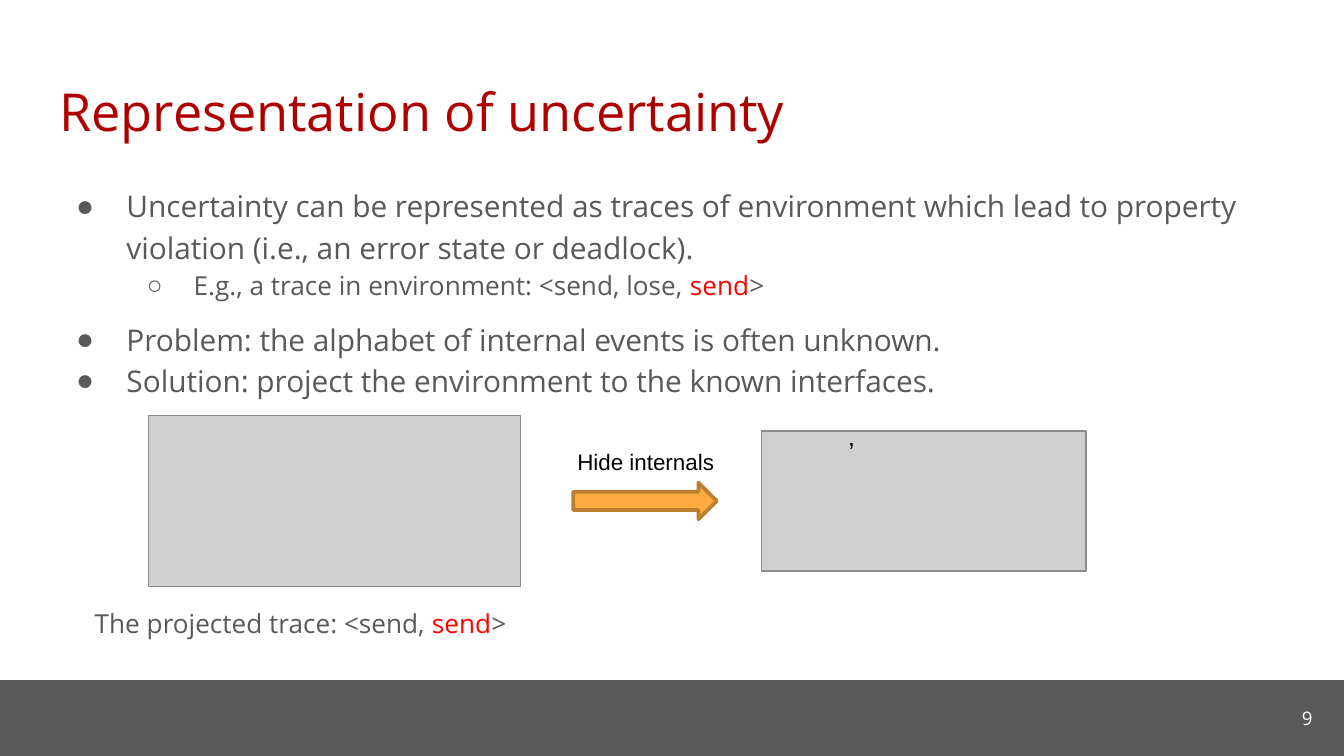
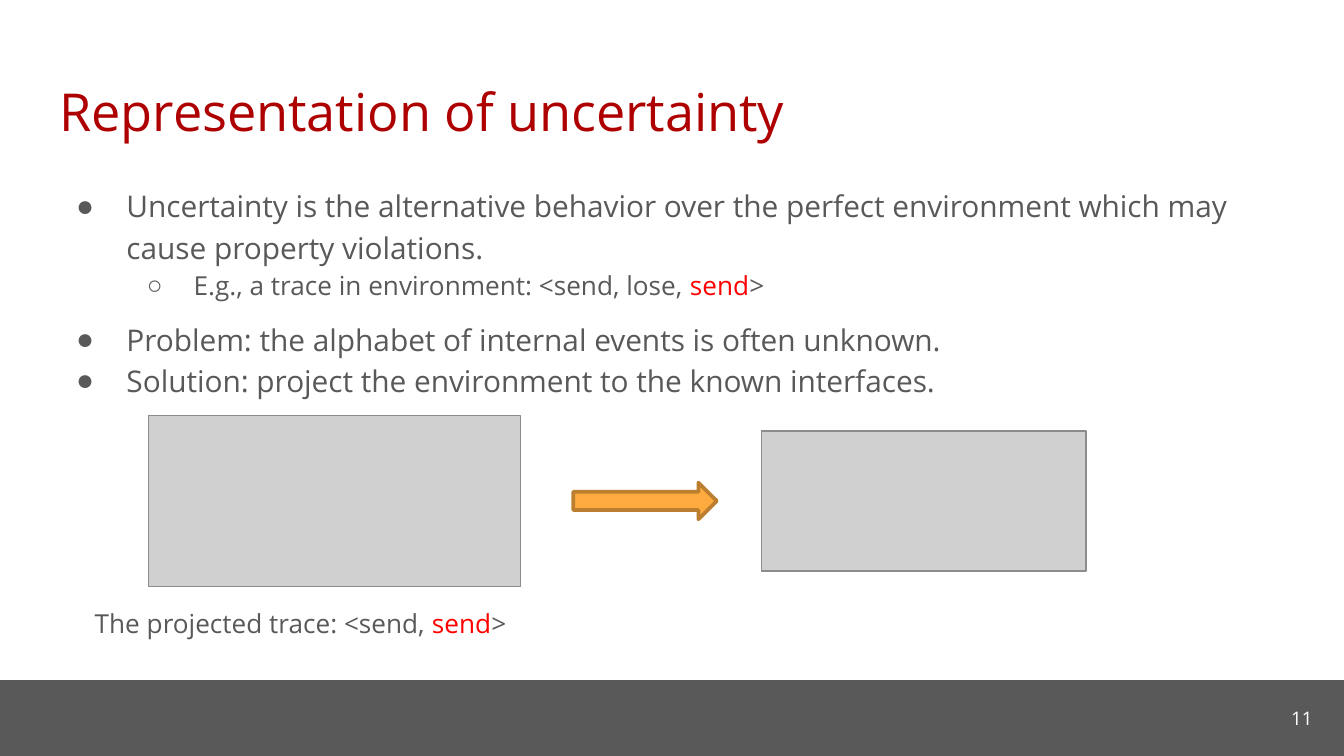
Before and after one commit to cmu-soda/Robustness, a slide deck: slide 11 of Robustness.pptx (slide 9 before the commit). Drawn at 1344x756 pixels with LibreOffice and Linux fonts; fonts in the diff are those of the drawing; grey boxes stand for pictures; background and template pictures are left out. Boxes give left, top, right and bottom in pixels: in the first picture for what was removed or moved away, otherwise in the second. Text is boxed around its words. In the diff, an @@ line names an element or a change of style, - is before the commit and + after.

```diff
--- a/Robustness.pptx
+++ b/Robustness.pptx
@@ text at (126, 194, 1227, 266): text changed @@
-● Uncertainty can be represented as traces of environment which lead to property violation (i.e., an error state or deadlock).
+● Uncertainty is the alternative behavior over the perfect environment which may cause property violations.
@@ text removed at (836, 429, 868, 474) @@
-’
@@ text removed at (577, 453, 714, 471) @@
-Hide internals
@@ page number at (1291, 711, 1312, 725): text changed @@
-9
+11
```
Also in this commit, not shown: 5 other slides changed, 3 slides added.
